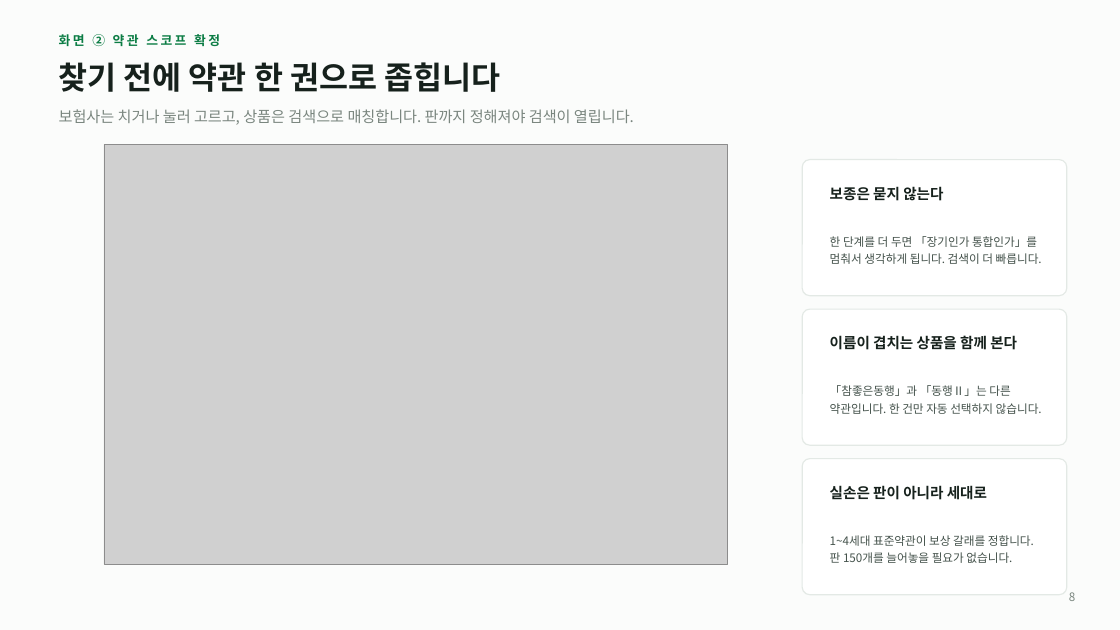
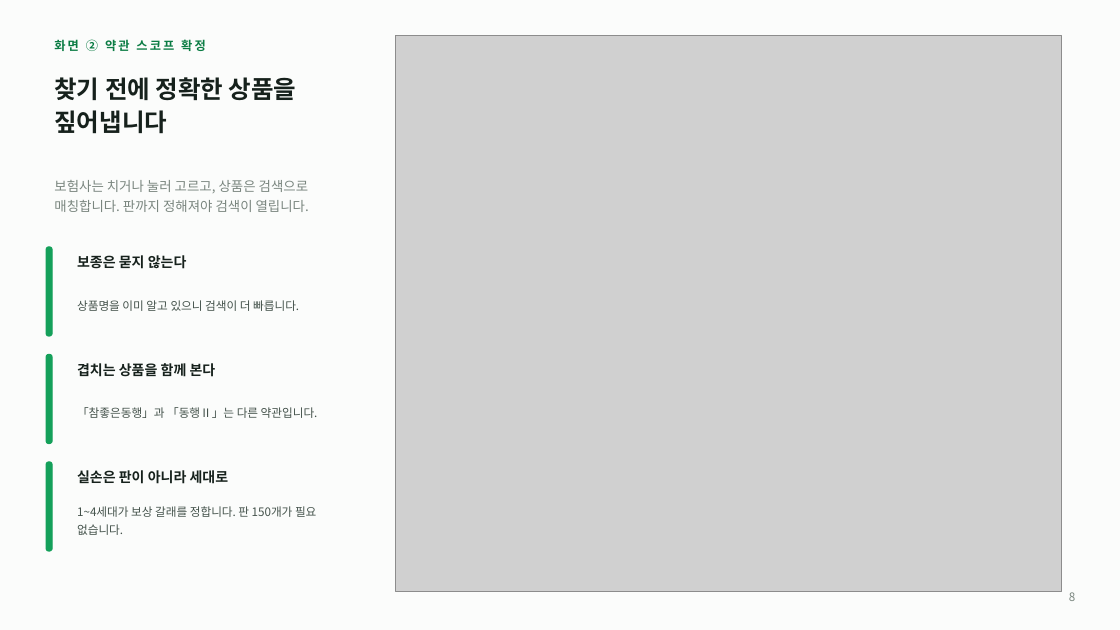
Before and after one commit to acathy870928-hash/chacha6377, a slide deck: slide 8 of docs/Insurance_AI_상담설계.pptx. Drawn at 1120x630 pixels with LibreOffice and Linux fonts; fonts in the diff are those of the drawing; grey boxes stand for pictures. Boxes give left, top, right and bottom in pixels: in the first picture for what was removed or moved away, otherwise in the second. Text is boxed around its words. In the diff, an @@ line names an element or a change of style, - is before the commit and + after.

```diff
--- a/docs/Insurance_AI_상담설계.pptx
+++ b/docs/Insurance_AI_상담설계.pptx
@@ text "화면 ② 약관 스코프 확정" at (54,39,206,51): size 11 to 10.5 pt, letter spacing 2 to 1.8 pt @@
@@ picture added at (396,35,1062,592) @@
@@ text at (54,77,297,134): text changed; size 27 to 21 pt @@
-찾기 전에 약관 한 권으로 좁힙니다
+찾기 전에 정확한 상품을 짚어냅니다
@@ picture removed at (104,145,728,565) @@
@@ text "보험사는 치거나 눌러 고르고, 상품은 ...": place and size @@
-text "보험사는 치거나 눌러 고르고, 상품은 ..." at (59,109,634,125)
+text "보험사는 치거나 눌러 고르고, 상품은 ..." at (54,180,309,212)
@@ text "보험사는 치거나 눌러 고르고, 상품은 ..." at (54,180,309,212): size 13 to 11.5 pt; line spacing 1 to 17pt @@
@@ rounded rectangle removed at (802,160,1067,296) @@
@@ text removed at (830,236,1042,264) @@
-한 단계를 더 두면 「장기인가 통합인가」를 멈춰서 생각하게 됩니다. 검색이 더 빠릅니다.
@@ rounded rectangle added at (46,247,52,336), fill #14A05A, outline #14A05A 1 pt @@
@@ text "보종은 묻지 않는다": place and size @@
-text "보종은 묻지 않는다" at (830,186,943,201)
+text "보종은 묻지 않는다" at (77,255,187,269)
@@ text "보종은 묻지 않는다" at (77,255,187,269): size 12.5 to 12 pt @@
@@ text added at (77,300,299,311), 10 pt, text #44524B @@
+상품명을 이미 알고 있으니 검색이 더 빠릅니다.
@@ rounded rectangle removed at (802,309,1067,445) @@
@@ rounded rectangle added at (46,355,52,444), fill #14A05A, outline #14A05A 1 pt @@
@@ text at (77,363,216,377): text changed; size 12.5 to 12 pt @@
-이름이 겹치는 상품을 함께 본다
+겹치는 상품을 함께 본다
@@ text at (77,407,318,418): text changed @@
-「참좋은동행」과 「동행Ⅱ」는 다른 약관입니다. 한 건만 자동 선택하지 않습니다.
+「참좋은동행」과 「동행Ⅱ」는 다른 약관입니다.
@@ rounded rectangle added at (46,462,52,551), fill #14A05A, outline #14A05A 1 pt @@
@@ text "실손은 판이 아니라 세대로" at (77,470,229,484): size 12.5 to 12 pt @@
@@ text "실손은 판이 아니라 세대로": place and size @@
-text "실손은 판이 아니라 세대로" at (830,485,987,500)
+text "실손은 판이 아니라 세대로" at (77,470,229,484)
@@ rounded rectangle removed at (802,459,1067,595) @@
@@ text at (77,506,316,535): text changed @@
-1~4세대 표준약관이 보상 갈래를 정합니다. 판 150개를 늘어놓을 필요가 없습니다.
+1~4세대가 보상 갈래를 정합니다. 판 150개가 필요 없습니다.
```
Also in this commit, not shown: 6 other slides changed, 5 other files.
